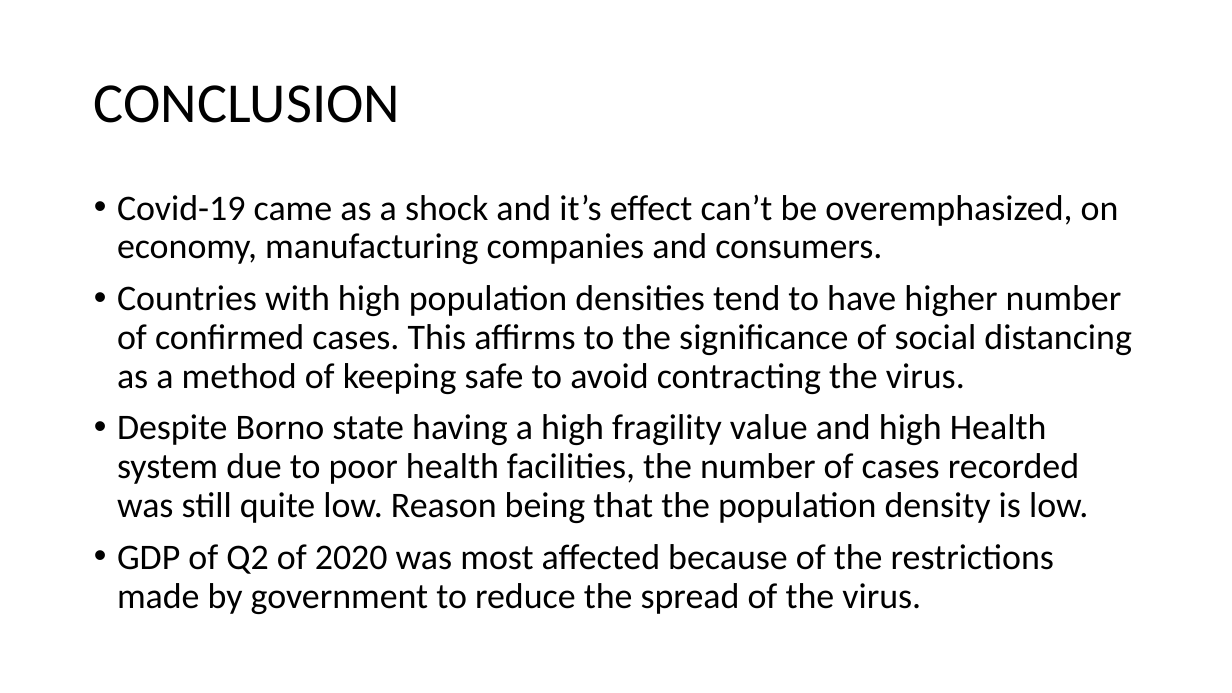
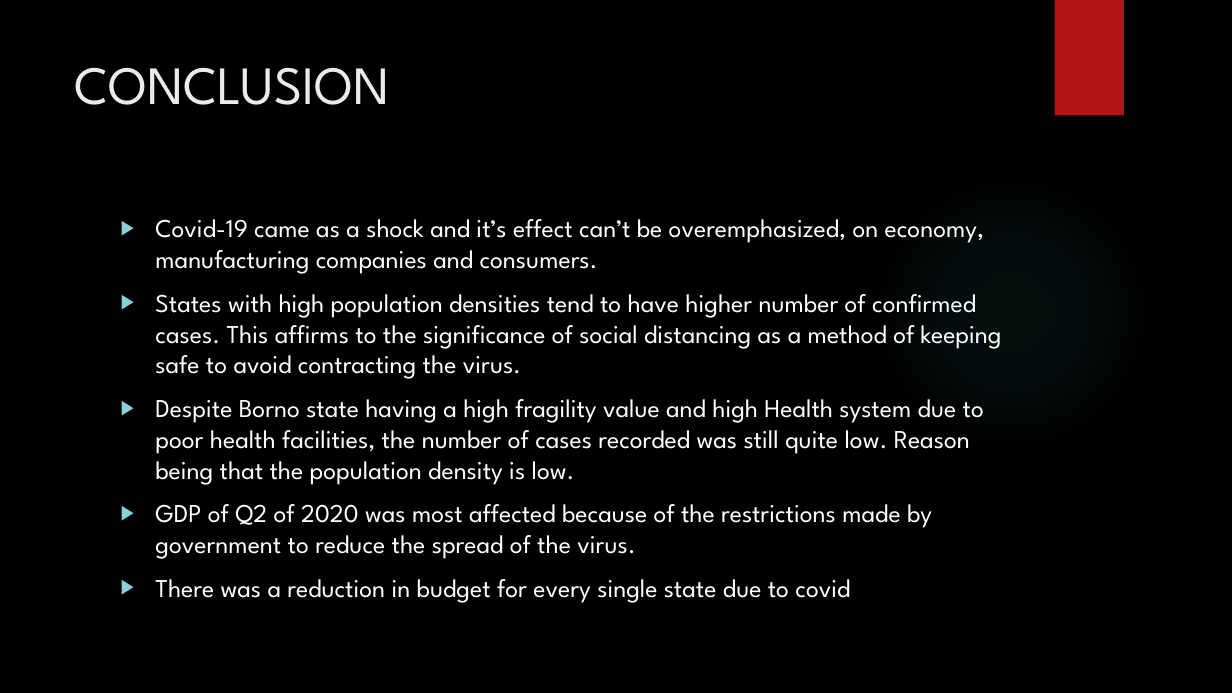
Before and after one commit to muhahahmad68/Nigeria-COVID-19-Data-Analysis-Using-Python, a slide deck: slide 11 of NIGERIA COVID-19 ANALYSIS.pptx (slide 7 before the commit). Drawn at 1232x693 pixels with LibreOffice and Linux fonts; fonts in the diff are those of the drawing; background and template pictures are left out. Boxes give left, top, right and bottom in pixels: in the first picture for what was removed or moved away, otherwise in the second. Text is boxed around its words. In the diff, an @@ line names an element or a change of style, - is before the commit and + after.

```diff
--- a/NIGERIA COVID-19 ANALYSIS.pptx
+++ b/NIGERIA COVID-19 ANALYSIS.pptx
@@ background #FFFFFF to picture (left out) @@
@@ rectangle added at (1055,0,1124,116), fill #B01513 @@
@@ title "CONCLUSION": place and size @@
-title "CONCLUSION" at (94,85,400,123)
+title "CONCLUSION" at (75,67,390,105)
@@ title "CONCLUSION" at (75,67,390,105): size 44 to 42 pt, font Calibri to League Spartan, text colour #000000 to #EBEBEB; line spacing 0.9 to 1; vertical alignment middle to top @@
@@ ellipse added at (870,169,1154,454), fill gradient #50B9C1 @@
@@ text "Covid-19 came as a shock ...": place and size @@
-text "Covid-19 came as a shock ..." at (117,194,1131,614)
+text "Covid-19 came as a shock ..." at (155,219,1002,603)
@@ text at (155,219,985,559): size 28 to 20 pt, font Calibri to League Spartan, text colour #000000 to #FFFFFF in "Covid-19 came as a shock and it’s ...", "Despite Borno state having a high fragility ...", "GDP of Q2 of 2020 was most ..."; bullet • to ▶; line spacing 0.9 to 1 @@
@@ text at (155,294,1002,379): text changed; size 28 to 20 pt; font Calibri to League Spartan; text colour #000000 to #FFFFFF @@
-• Countries with high population densities tend to have higher number of confirmed cases. This affirms to the significance of social distancing as a method of keeping safe to avoid contracting the virus.
+▶ States with high population densities tend to have higher number of confirmed cases. This affirms to the significance of social distancing as a method of keeping safe to avoid contracting the virus.
@@ text at (155,579,850,603): paragraph added @@
+▶ There was a reduction in budget for every single state due to covid
```
Also in this commit, not shown: 6 other slides changed, 5 slides added, 1 slide removed, 2 other files.
